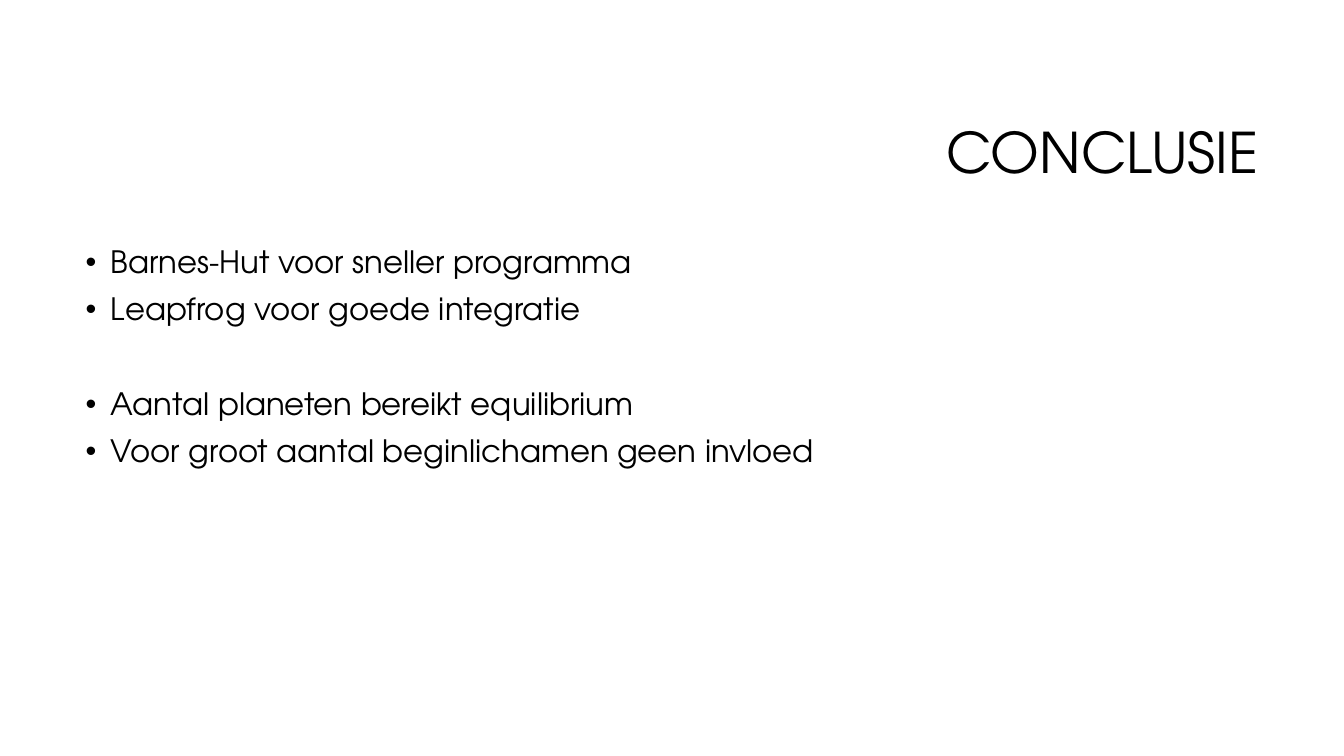
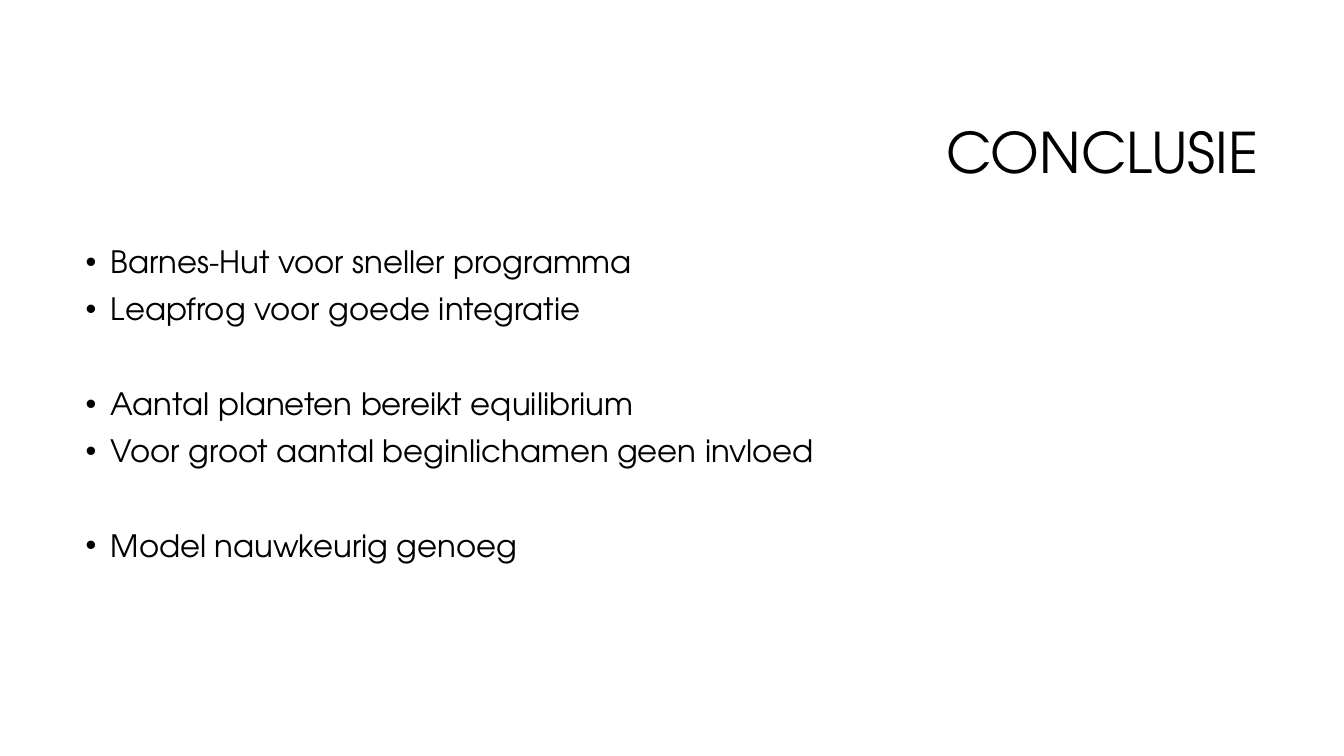
Before and after one commit to CBarendrecht/mod2b, a slide deck: slide 10 of Presentatie/Presentatie.pptx. Drawn at 1344x756 pixels with LibreOffice and Linux fonts; fonts in the diff are those of the drawing; background and template pictures are left out. Boxes give left, top, right and bottom in pixels: in the first picture for what was removed or moved away, otherwise in the second. Text is boxed around its words. In the diff, an @@ line names an element or a change of style, - is before the commit and + after.

Commit message:
PPT

```diff
--- a/Presentatie/Presentatie.pptx
+++ b/Presentatie/Presentatie.pptx
@@ text at (x1=111, y1=534, x2=517, y2=564): paragraph added @@
+• Model nauwkeurig genoeg
```
